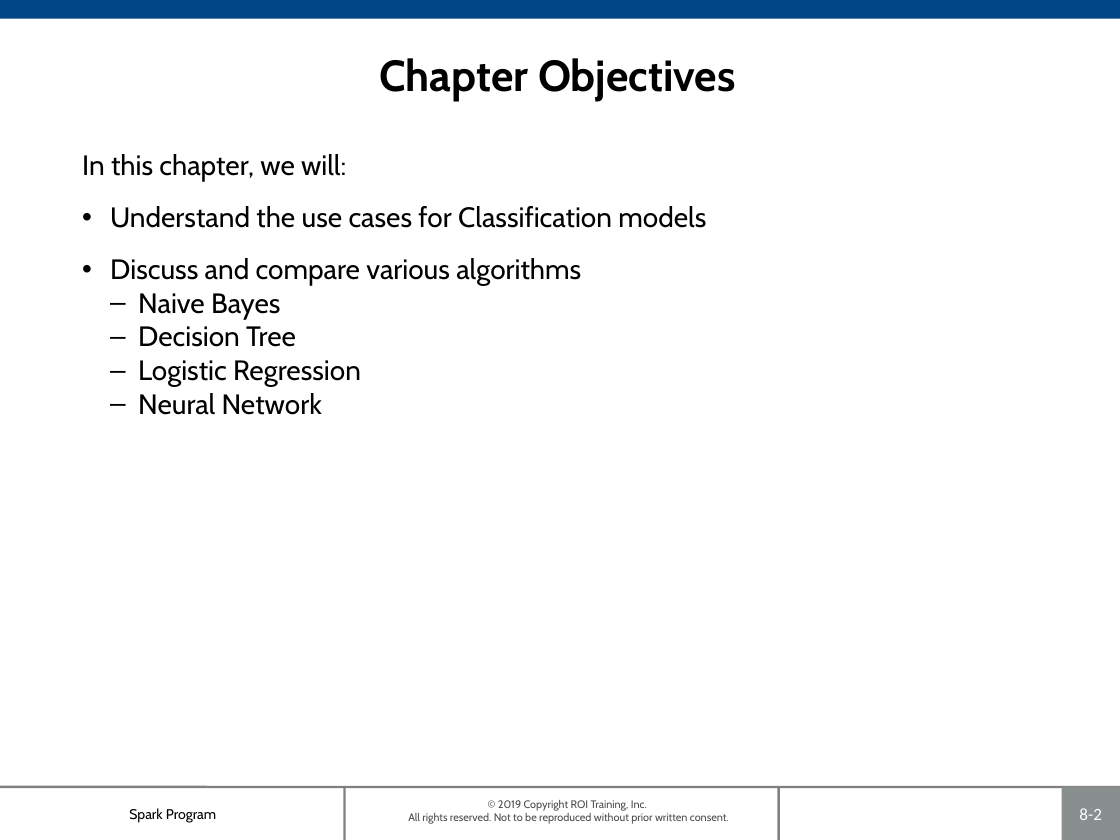
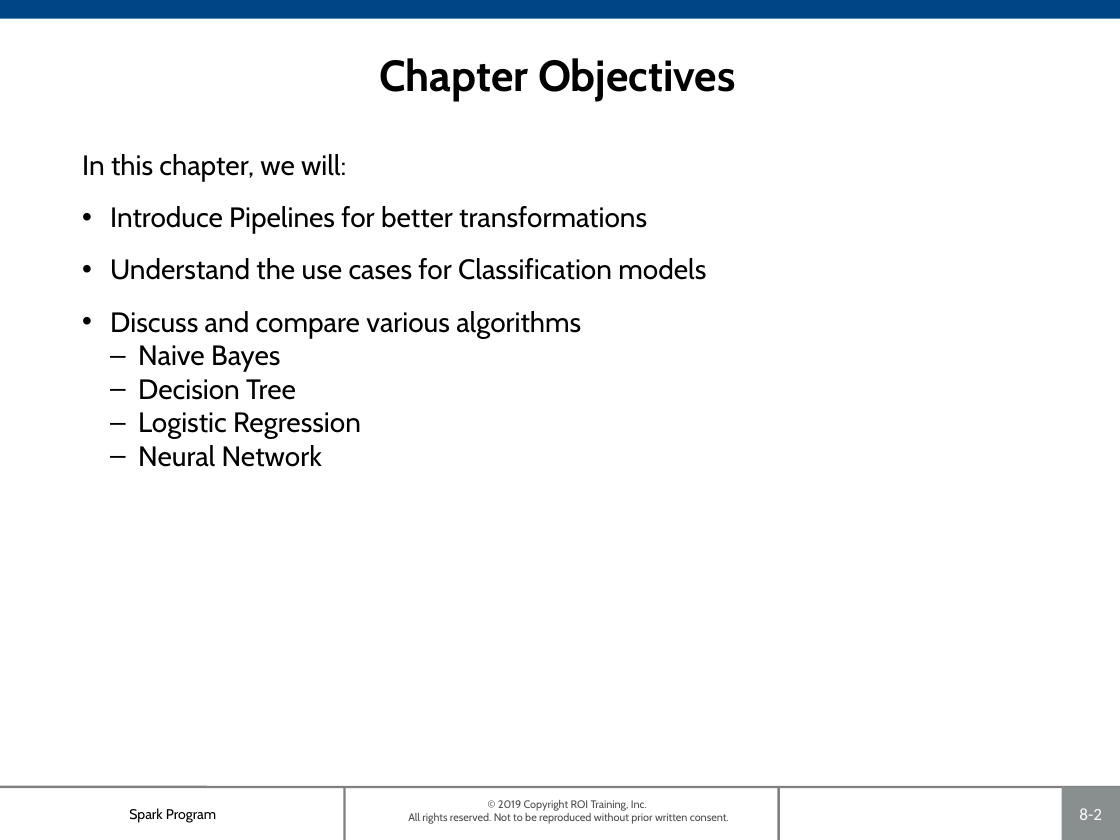
Before and after one commit to roitraining/SparkProgram, a slide deck: slide 2 of Day7-ClassificationAnalysis/Ch08-ClassificationModels.pptx. Drawn at 1120x840 pixels with LibreOffice and Linux fonts; fonts in the diff are those of the drawing; background and template pictures are left out. Boxes give left, top, right and bottom in pixels: in the first picture for what was removed or moved away, otherwise in the second. Text is boxed around its words. In the diff, an @@ line names an element or a change of style, - is before the commit and + after.

```diff
--- a/Day7-ClassificationAnalysis/Ch08-ClassificationModels.pptx
+++ b/Day7-ClassificationAnalysis/Ch08-ClassificationModels.pptx
@@ text at (x1=110, y1=206, x2=647, y2=234): paragraph added @@
+• Introduce Pipelines for better transformations
```
Also in this commit, not shown: 6 other slides changed, 5 slides added, 1 other file.
